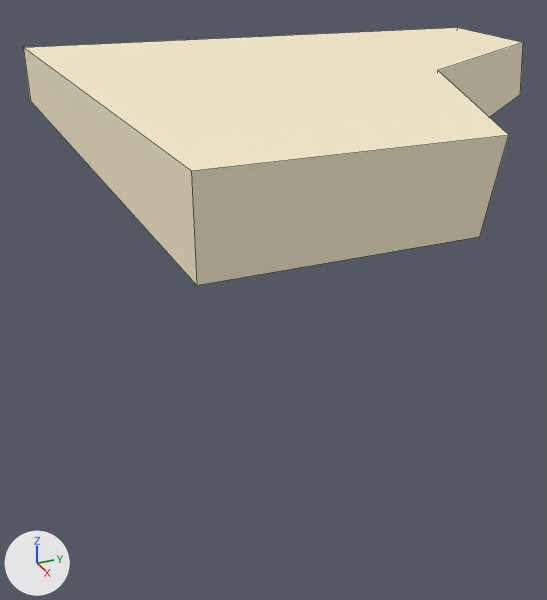
An edit to the FBX model Assets/Imported Assets/B&J Studio/Models/Destroy_Plate_5.fbx, drawn before and after from the same camera.
Before and after are seen from a 50 mm camera at (3.82, -1.87, 0.6) aimed at (0.57, -0.4, -1.03). The lights are fixed; the arrows at lower left show +X, +Y and +Z. The older version comes first. Mesh edges are drawn as thin lines. Where no turn or scale is listed for an object, it has been applied to the vertices.

The scene before the commit, as lines of its bpy script (objects in view):
```python
me_destroy_plate_5 = bpy.data.meshes.new('Destroy_Plate_5')
me_destroy_plate_5.from_pydata(...)  # 12 vertices, 8 faces; spans x -0.89..2.11, y -1.31..1.7, z -0.28..0.12
me_destroy_plate_5.materials.append(mat_stone_material_1_003)  # beige #faefcf
# before: 3 (-0.89, -1.3, -0.19) at pixel (30, 101), 4 (2.11, -1.31, -0.18) at pixel (196, 285), 5 (-0.89, 1.7, -0.19), 6 (0.15, 1.42, -0.18) at pixel (520, 94), 8 (2.11, -0.42, -0.18) at pixel (479, 236)
# before: 9 (0.88, 0.31, -0.28)
ob_destroy_plate_5 = bpy.data.objects.new('Destroy_Plate_5', me_destroy_plate_5)
ob_destroy_plate_5.location = (0.0, 0.0, 0.0)
```
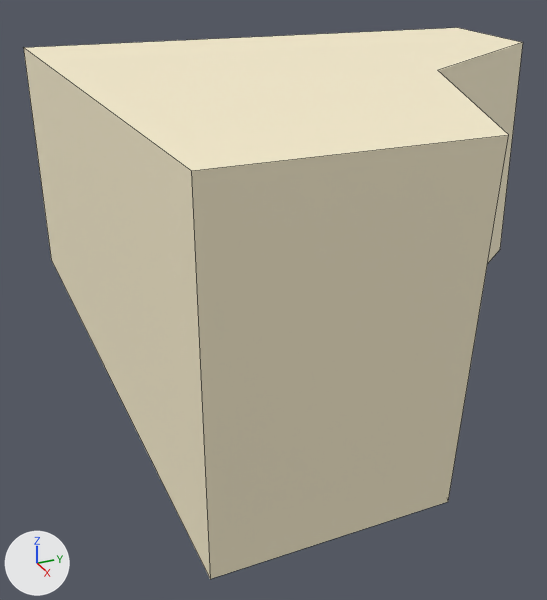
Patch to the scene script:
```diff
--- a/Assets/Imported Assets/B&J Studio/Models/Destroy_Plate_5.fbx.py
+++ b/Assets/Imported Assets/B&J Studio/Models/Destroy_Plate_5.fbx.py
@@ me_destroy_plate_5 @@
 # used by ob_destroy_plate_5; location = (0.0, 0.0, 0.0)
-me_destroy_plate_5.from_pydata(...)  # 12 vertices, 8 faces; spans x -0.89..2.11, y -1.31..1.7, z -0.28..0.12
+me_destroy_plate_5.from_pydata(...)  # 12 vertices, 8 faces; spans x -0.89..2.11, y -1.31..1.7, z -1.28..0.12
+# me_destroy_plate_5 part 1
+for i in [*range(3, 7), 8, 9]: me_destroy_plate_5.vertices[i].co += Vector((0.0, 0.0, -1.0))
 me_destroy_plate_5.materials.append(mat_stone_material_1_003)
```

Boxes [x1, y1, x2, y2] around the edits, measured in the pictures (547 x 600 px; the box of a moved part takes in the faces that stretch with it):
'Destroy_Plate_5', reshaped (114% taller): before [24, 28, 523, 285]; after [24, 28, 523, 579]
part 1 of me_destroy_plate_5, moved or reshaped: before [28, 43, 523, 285]; after [28, 43, 523, 579]
